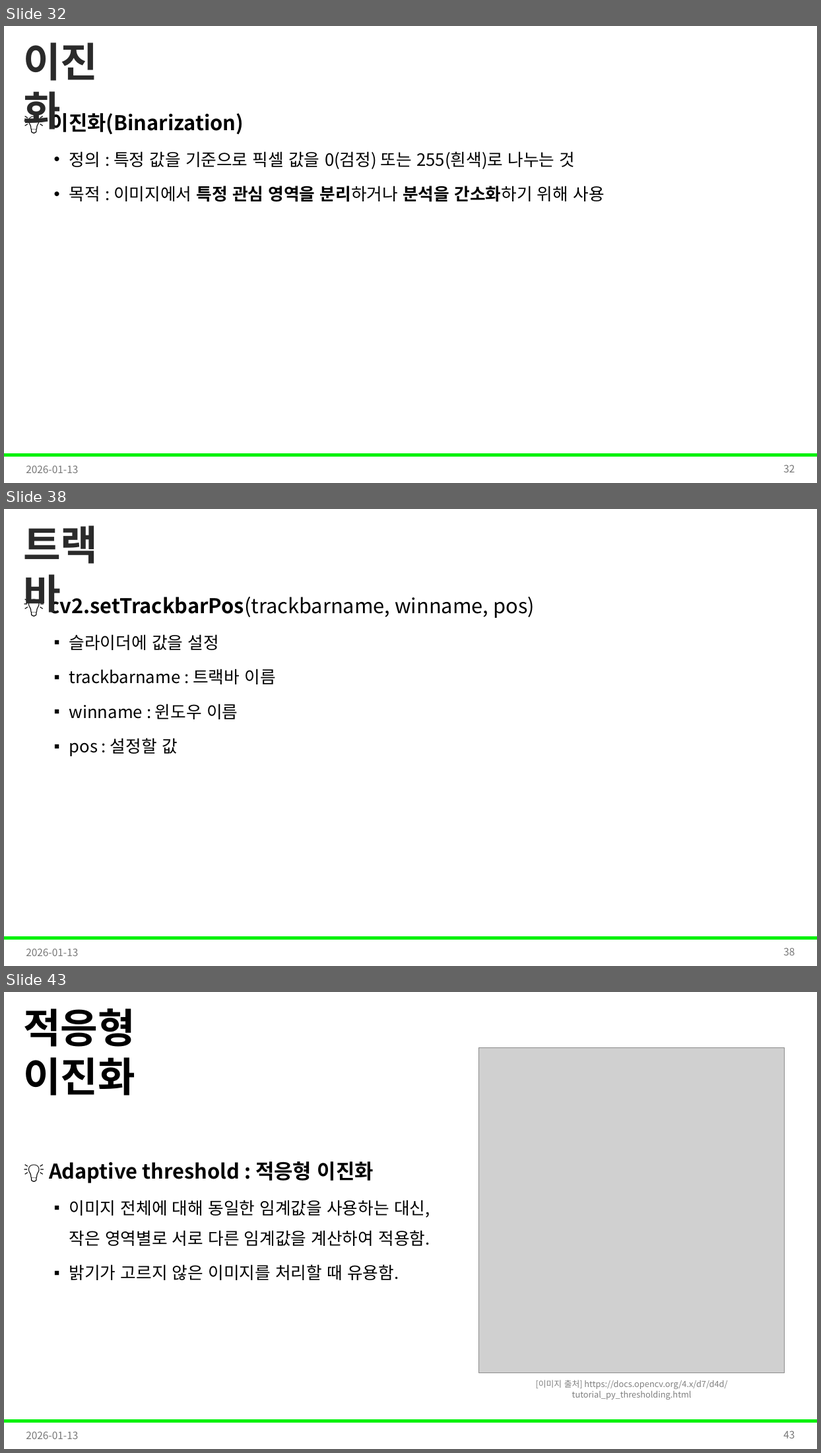
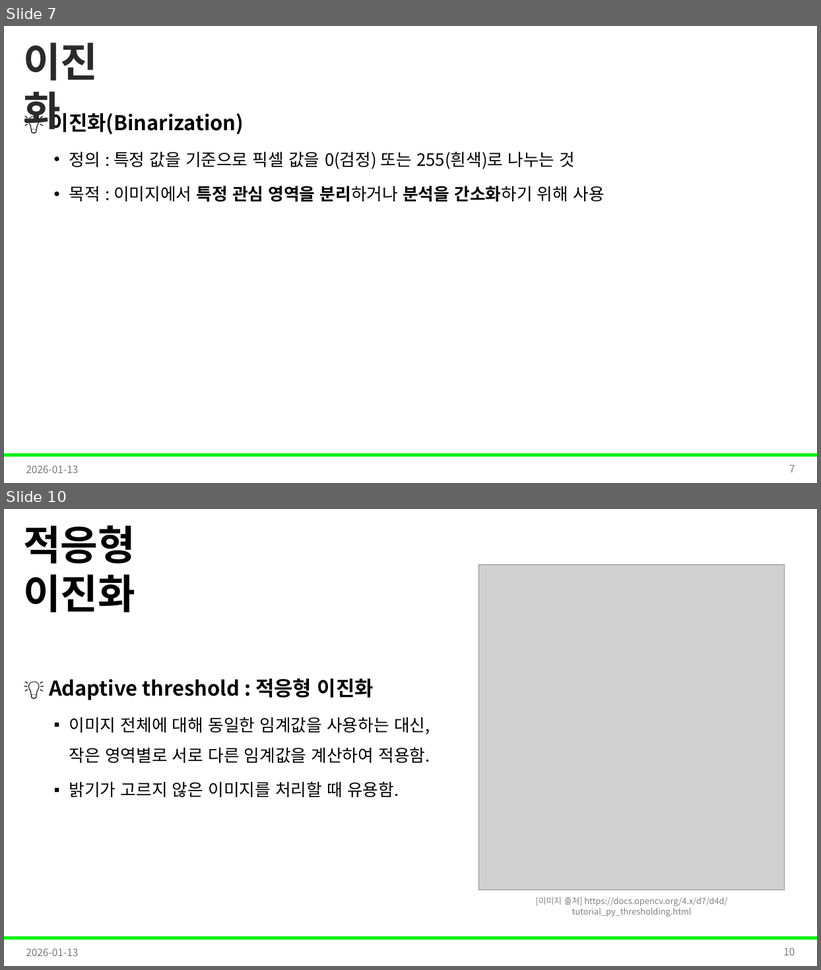
Before and after one commit to Leader-Lesson/KDT_RE_5th, a slide deck: material/5_AI/04_데이터 전처리와 EDA 기초.pptx. Shown one above the other, each under a label of ours: slides 32, 38 and 43 before the commit, slides 7 and 10 after it; the slides between them are not shown. The pictures are 821x1453 and 821x970 pixels, drawn with LibreOffice and Linux fonts; fonts in the diff are those of the drawing; grey boxes stand for pictures; background and template pictures are left out. Boxes give left, top, right and bottom in pixels: in the first picture for what was removed or moved away, otherwise in the second. Text is boxed around its words. In the diff, an @@ line names an element or a change of style, - is before the commit and + after.

```diff
--- a/material/5_AI/04_데이터 전처리와 EDA 기초.pptx
+++ b/material/5_AI/04_데이터 전처리와 EDA 기초.pptx
@@ slide 38 removed at [4,509,817,966], background #FFFFFF; not listed: 1 template element that a slide beside it also shows @@
@@ text removed at [23,525,98,617] @@
-트랙바
@@ text removed at [49,593,535,757] @@
-💡 cv2.setTrackbarPos(trackbarname, winname, pos)
-  ▪ 슬라이더에 값을 설정
-  ▪ trackbarname : 트랙바 이름
-  ▪ winname : 윈도우 이름
-  ▪ pos : 설정할 값
@@ text removed at [26,949,78,956] @@
-2026-01-13
@@ page number removed at [783,948,795,956] @@
-38
@@ what was slide 32 is now slide 7 @@
@@ page number at [789,466,795,473]: text changed @@
-32
+7
@@ what was slide 43 is now slide 10 @@
@@ page number at [783,948,795,956]: text changed @@
-43
+10
```
Also in this commit, not shown: 5 slides changed, 3 slides added, 35 other slides removed.
